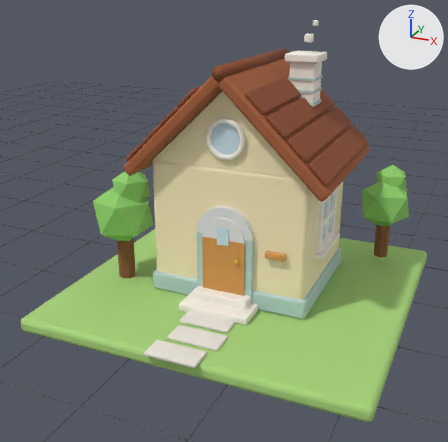
One commit to the Blender file files/cute_house_finished.blend: the scene before it, then after it.
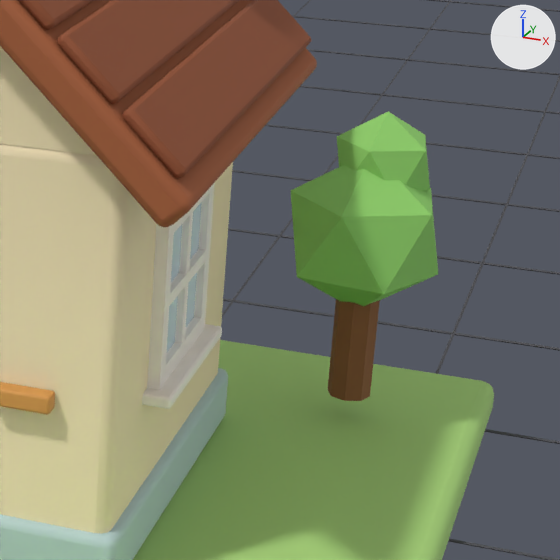
Each version is shown whole from a 50 mm lens placed at (2.23, -5.7, 3.15), pointed at (-0.13, -0.34, 0.92), then close up on the part from 60% to 100% of the width and 29% to 70% of the height. Every picture has the same lights, and +X, +Y and +Z are marked at upper right. The older version's two pictures come first.
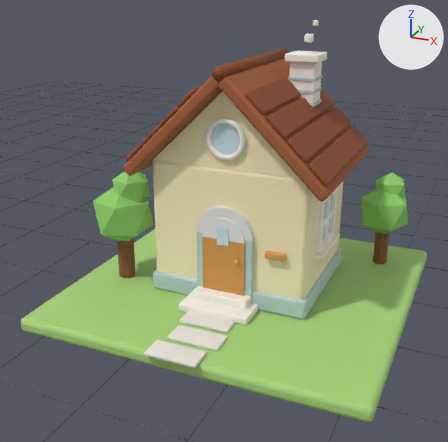
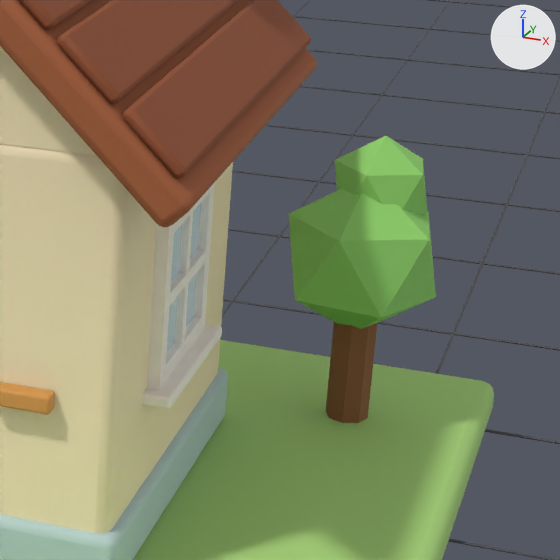
Boxes (x1, y1, x2, y2) around the edits, measured in the close-ups (560 x 560 px):
'Icosphere.002', moved
    before: (291, 165, 438, 306)
    after: (289, 189, 436, 329)
'Icosphere.003', moved
    before: (337, 111, 430, 191)
    after: (334, 136, 427, 215)
'Cylinder.002', moved
    before: (328, 299, 380, 401)
    after: (326, 322, 377, 423)

Edits to the bpy script that builds the scene:
```text
Change ob_cylinder_002:
    ob_cylinder_002.location: (1.23, 1.03, 0.453) -> (1.23, 1.03, 0.365)
Change ob_icosphere_002:
    ob_icosphere_002.location: (1.23, 1.03, 0.866) -> (1.23, 1.03, 0.778)
Change ob_icosphere_003:
    ob_icosphere_003.location: (1.26, 1.11, 1.107) -> (1.26, 1.11, 1.019)
```
